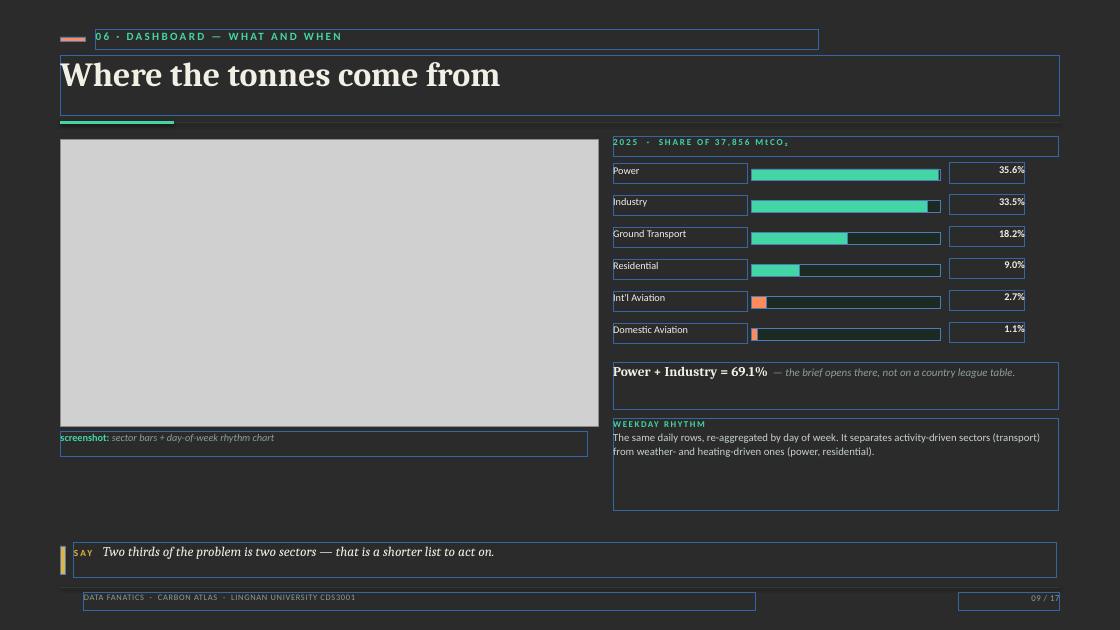
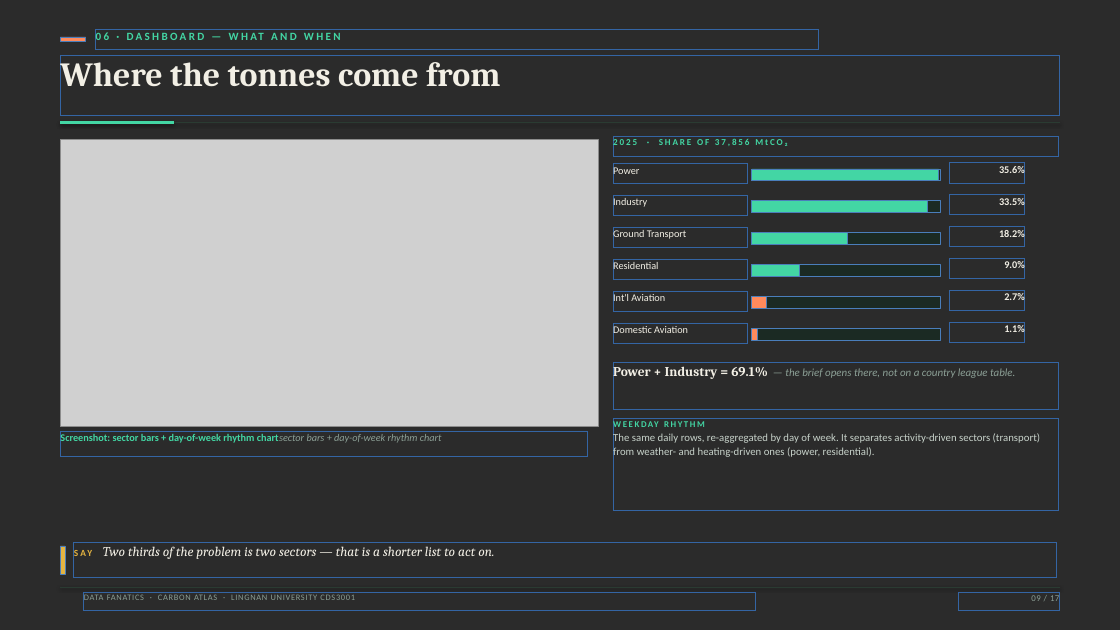
Before and after one commit to AaaaaronLIN/carbon-atlas-cds3001, a slide deck: slide 9 of deliverable/Carbon_Atlas_Deck.pptx. Drawn at 1120x630 pixels with LibreOffice and Linux fonts; fonts in the diff are those of the drawing; grey boxes stand for pictures; background and template pictures are left out; a plain dark background stands for a picture behind light text. Boxes give left, top, right and bottom in pixels: in the first picture for what was removed or moved away, otherwise in the second. Text is boxed around its words. In the diff, an @@ line names an element or a change of style, - is before the commit and + after.

```diff
--- a/deliverable/Carbon_Atlas_Deck.pptx
+++ b/deliverable/Carbon_Atlas_Deck.pptx
@@ text at [60,433,442,445]: text changed; text colour #8CA096 to #43D6A4; bold on; italic off @@
-screenshot: sector bars + day-of-week rhythm chart
+Screenshot: sector bars + day-of-week rhythm chartsector bars + day-of-week rhythm chart
```
Also in this commit, not shown: 10 other slides changed, 5 other files.
